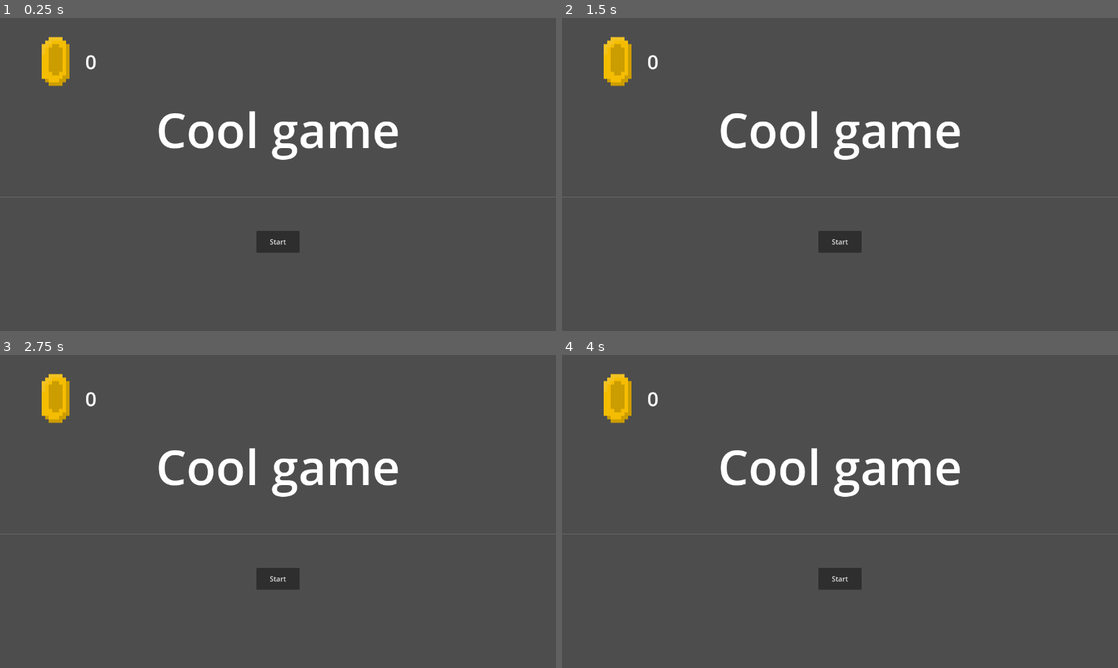
Above: before the commit, frames 1-4 (two rows, left to right).
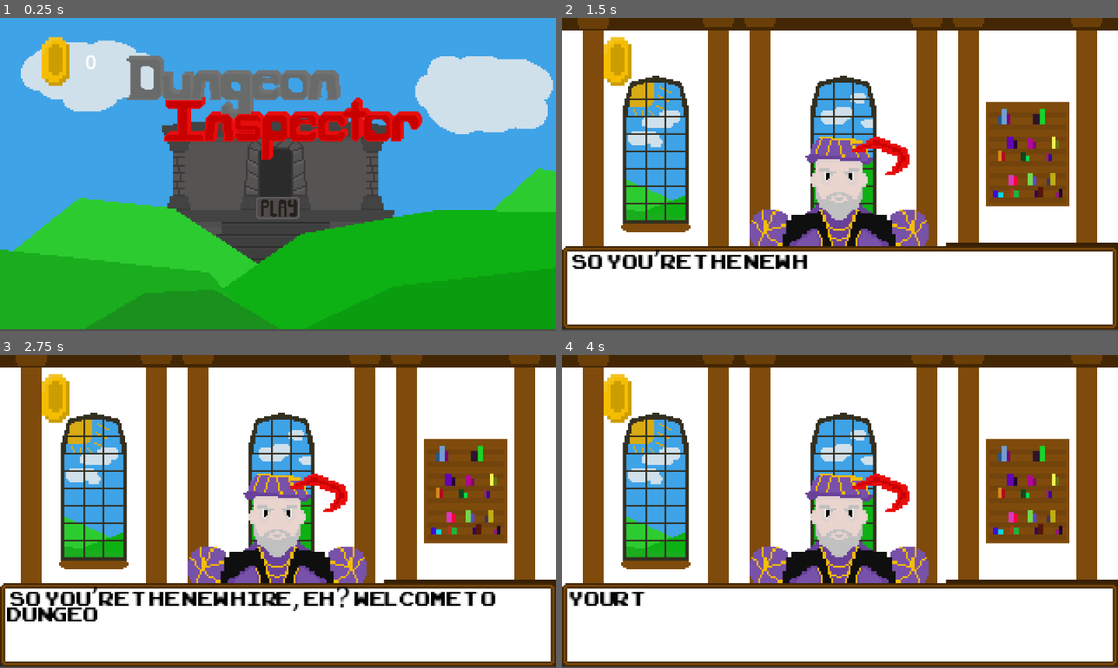
Above: after the commit, the same moments.

Repository: u-sernam-e/GameJam2025
Game: Godot game, scene res://Scenes/Menus/main_menu.tscn
Two runs of this game, one before a commit and one after it. Both use one fixed random seed, a clock stepped at 60 frames per second and the inputs below. This scene is started directly instead of the project's main scene.
Inputs (mouse positions are in pixels of both pictures, inside the frame that each line leads up to; where the layout moved, square brackets give the same spot in the first picture):
- Up to frame 1 (0.25 s): no input
- Up to frame 2 (1.5 s): click (840, 208) [840, 243] at 0.5 s; click (840, 243) at 1.25 s, where only the run before the commit has a clickable "Start"
- Up to frame 3 (2.75 s): tap Enter (ui_accept) at 2 s; move the mouse to (400, 495) at 2.02 s; hold Right (ui_right) from 2.03 s (still down); hold Enter (ui_accept) from 2.03 s (still down)
- Up to frame 4 (4 s): move the mouse to (728, 527) at 2.77 s; release Right (ui_right) at 2.78 s; release Enter (ui_accept) at 2.78 s; hold Left (ui_left) 2.78-3.53 s; click (728, 527) at 2.85 s; tap Enter (ui_accept) at 3.02, 3.05, 3.32, 3.8 s; move the mouse to (895, 442) at 3.52 s; hold Right (ui_right) from 3.53 s (still down); hold Middle mouse button (MiddleClick) from 3.53 s (still down)

The runs differ from the first frame. In frame 1, 89% of the frame differs, in the area x 0-100%, y 0-100%; in frame 2, 98%; in frame 3, 98%; in frame 4, 98%.

Commit message:
Screen transition

Diff:
--- a/Globals/globals.gd
+++ b/Globals/globals.gd
@@ -17,6 +17,8 @@
 
 signal setCoins(amount : int)
 
+signal setFilter(amount: int)
+
 func _process(_delta: float) -> void:
 	if firstFrame:
 		levelStart.emit()
--- a/Globals/ui.gd
+++ b/Globals/ui.gd
@@ -5,7 +5,11 @@
 # Called when the node enters the scene tree for the first time.
 func _ready():
 	Globals.setCoins.connect(_setCoins)
+	Globals.setFilter.connect(_setFilter)
 
 func _setCoins(amount : int):
 	Globals.coins = amount
 	coinsText.text = str(amount)
+
+func _setFilter(amount):
+	mouse_filter = amount
--- a/Globals/ui.tscn
+++ b/Globals/ui.tscn
@@ -20,6 +20,7 @@
 size_flags_horizontal = 3
 size_flags_vertical = 3
 size_flags_stretch_ratio = 0.9
+mouse_filter = 1
 script = ExtResource("1_qiwnj")
 
 [node name="CoinsContainer" type="HBoxContainer" parent="UI"]
--- a/Scenes/Menus/main_menu.tscn
+++ b/Scenes/Menus/main_menu.tscn
@@ -1,9 +1,28 @@
-[gd_scene load_steps=3 format=3 uid="uid://cqcifkumkrei4"]
+[gd_scene load_steps=9 format=3 uid="uid://cqcifkumkrei4"]
 
 [ext_resource type="Script" uid="uid://di0vxy4kyfvbp" path="res://Scripts/Menus/main_menu.gd" id="1_06t4h"]
+[ext_resource type="Texture2D" uid="uid://vf08842iwybv" path="res://Assets/play_button.png" id="2_pha2q"]
+[ext_resource type="Texture2D" uid="uid://0pnfcs7hewos" path="res://Assets/title_text.png" id="3_aur2u"]
+[ext_resource type="Texture2D" uid="uid://d2po0jjo07u60" path="res://Assets/start_screen.png" id="4_5wi6m"]
 
-[sub_resource type="LabelSettings" id="LabelSettings_rhts7"]
-font_size = 111
+[sub_resource type="StyleBoxTexture" id="StyleBoxTexture_penys"]
+texture = ExtResource("2_pha2q")
+
+[sub_resource type="StyleBoxTexture" id="StyleBoxTexture_aur2u"]
+texture = ExtResource("2_pha2q")
+expand_margin_left = 1.0
+expand_margin_top = 1.0
+expand_margin_right = 1.0
+expand_margin_bottom = 1.0
+
+[sub_resource type="StyleBoxTexture" id="StyleBoxTexture_5wi6m"]
+texture = ExtResource("2_pha2q")
+expand_margin_left = 2.0
+expand_margin_top = 2.0
+expand_margin_right = 2.0
+expand_margin_bottom = 2.0
+
+[sub_resource type="StyleBoxEmpty" id="StyleBoxEmpty_chkef"]
 
 [node name="MainMenu" type="Control"]
 layout_mode = 3
@@ -12,6 +31,7 @@
 anchor_bottom = 1.0
 grow_horizontal = 2
 grow_vertical = 2
+mouse_filter = 2
 script = ExtResource("1_06t4h")
 
 [node name="VBoxContainer" type="VBoxContainer" parent="."]
@@ -21,22 +41,35 @@
 anchor_bottom = 1.0
 grow_horizontal = 2
 grow_vertical = 2
+mouse_filter = 2
 alignment = 1
-
-[node name="Title" type="Label" parent="VBoxContainer"]
-layout_mode = 2
-size_flags_horizontal = 4
-text = "Cool game"
-label_settings = SubResource("LabelSettings_rhts7")
 
 [node name="HSeparator" type="HSeparator" parent="VBoxContainer"]
 custom_minimum_size = Vector2(0, 150)
 layout_mode = 2
+mouse_filter = 2
 
 [node name="Button" type="Button" parent="VBoxContainer"]
+z_index = 3
 custom_minimum_size = Vector2(100, 50)
 layout_mode = 2
 size_flags_horizontal = 4
-text = "Start"
+theme_override_styles/normal = SubResource("StyleBoxTexture_penys")
+theme_override_styles/pressed = SubResource("StyleBoxTexture_aur2u")
+theme_override_styles/hover = SubResource("StyleBoxTexture_5wi6m")
+theme_override_styles/disabled = SubResource("StyleBoxEmpty_chkef")
+
+[node name="TitleText" type="Sprite2D" parent="VBoxContainer"]
+z_index = 2
+position = Vector2(649.50006, 206.49998)
+scale = Vector2(2.9875, 2.9875002)
+texture = ExtResource("3_aur2u")
+
+[node name="TextureRect" type="TextureRect" parent="."]
+layout_mode = 0
+offset_right = 1285.0
+offset_bottom = 716.0
+mouse_filter = 2
+texture = ExtResource("4_5wi6m")
 
 [connection signal="pressed" from="VBoxContainer/Button" to="." method="_on_button_pressed"]
--- /dev/null
+++ b/Scenes/Tavern/tavern_1.tscn
@@ -0,0 +1,32 @@
+[gd_scene load_steps=4 format=3 uid="uid://bd2jebhs6chqn"]
+
+[ext_resource type="PackedScene" uid="uid://cavmjvvkr0cya" path="res://Scenes/Text/text_box.tscn" id="1_oxp0o"]
+[ext_resource type="Texture2D" uid="uid://xx40aijdubox" path="res://Assets/character_screen.png" id="2_q6av3"]
+[ext_resource type="Texture2D" uid="uid://dhjaxt4kkqjm8" path="res://Assets/splash_screen.png" id="3_fpi4s"]
+
+[node name="tavern_1" type="Node2D"]
+position = Vector2(644, 439)
+
+[node name="CanvasLayer" type="CanvasLayer" parent="."]
+follow_viewport_enabled = true
+
+[node name="text_box" parent="CanvasLayer" instance=ExtResource("1_oxp0o")]
+z_index = 1
+offset_top = 261.0
+offset_bottom = 261.0
+scale = Vector2(4, 4)
+size_flags_horizontal = 1
+size_flags_vertical = 1
+scene = 1
+char_switch = 8
+metadata/_edit_use_anchors_ = true
+
+[node name="Adventurer" type="Sprite2D" parent="CanvasLayer/text_box"]
+z_as_relative = false
+position = Vector2(0, -66)
+texture = ExtResource("2_q6av3")
+
+[node name="Boss" type="Sprite2D" parent="CanvasLayer/text_box"]
+z_as_relative = false
+position = Vector2(0, -66)
+texture = ExtResource("3_fpi4s")
--- /dev/null
+++ b/Scenes/Tavern/tavern_2.tscn
@@ -0,0 +1,32 @@
+[gd_scene load_steps=4 format=3 uid="uid://ca6r2ll8rasuv"]
+
+[ext_resource type="PackedScene" uid="uid://cavmjvvkr0cya" path="res://Scenes/Text/text_box.tscn" id="1_ffwg6"]
+[ext_resource type="Texture2D" uid="uid://xx40aijdubox" path="res://Assets/character_screen.png" id="2_osree"]
+[ext_resource type="Texture2D" uid="uid://dhjaxt4kkqjm8" path="res://Assets/splash_screen.png" id="3_fsexa"]
+
+[node name="tavern_2" type="Node2D"]
+position = Vector2(644, 439)
+
+[node name="CanvasLayer" type="CanvasLayer" parent="."]
+follow_viewport_enabled = true
+
+[node name="text_box" parent="CanvasLayer" instance=ExtResource("1_ffwg6")]
+z_index = 1
+offset_top = 261.0
+offset_bottom = 261.0
+scale = Vector2(4, 4)
+size_flags_horizontal = 1
+size_flags_vertical = 1
+scene = 2
+char_switch = 3
+metadata/_edit_use_anchors_ = true
+
+[node name="Adventurer" type="Sprite2D" parent="CanvasLayer/text_box"]
+z_as_relative = false
+position = Vector2(0, -66)
+texture = ExtResource("2_osree")
+
+[node name="Boss" type="Sprite2D" parent="CanvasLayer/text_box"]
+z_as_relative = false
+position = Vector2(0, -66)
+texture = ExtResource("3_fsexa")
--- /dev/null
+++ b/Scenes/Tavern/tavern_3.tscn
@@ -0,0 +1,32 @@
+[gd_scene load_steps=4 format=3 uid="uid://cbypddjo5y11k"]
+
+[ext_resource type="PackedScene" uid="uid://cavmjvvkr0cya" path="res://Scenes/Text/text_box.tscn" id="1_2k8tp"]
+[ext_resource type="Texture2D" uid="uid://xx40aijdubox" path="res://Assets/character_screen.png" id="2_2855k"]
+[ext_resource type="Texture2D" uid="uid://dhjaxt4kkqjm8" path="res://Assets/splash_screen.png" id="3_yaik7"]
+
+[node name="tavern_3" type="Node2D"]
+position = Vector2(644, 439)
+
+[node name="CanvasLayer" type="CanvasLayer" parent="."]
+follow_viewport_enabled = true
+
+[node name="text_box" parent="CanvasLayer" instance=ExtResource("1_2k8tp")]
+z_index = 1
+offset_top = 261.0
+offset_bottom = 261.0
+scale = Vector2(4, 4)
+size_flags_horizontal = 1
+size_flags_vertical = 1
+scene = 3
+char_switch = 3
+metadata/_edit_use_anchors_ = true
+
+[node name="Adventurer" type="Sprite2D" parent="CanvasLayer/text_box"]
+z_as_relative = false
+position = Vector2(0, -66)
+texture = ExtResource("2_2855k")
+
+[node name="Boss" type="Sprite2D" parent="CanvasLayer/text_box"]
+z_as_relative = false
+position = Vector2(0, -66)
+texture = ExtResource("3_yaik7")
--- /dev/null
+++ b/Scenes/Tavern/tavern_4.tscn
@@ -0,0 +1,32 @@
+[gd_scene load_steps=4 format=3 uid="uid://dw3sjk6o54wvr"]
+
+[ext_resource type="PackedScene" uid="uid://cavmjvvkr0cya" path="res://Scenes/Text/text_box.tscn" id="1_01drx"]
+[ext_resource type="Texture2D" uid="uid://xx40aijdubox" path="res://Assets/character_screen.png" id="2_ft4y1"]
+[ext_resource type="Texture2D" uid="uid://dhjaxt4kkqjm8" path="res://Assets/splash_screen.png" id="3_qtgep"]
+
+[node name="tavern_4" type="Node2D"]
+position = Vector2(644, 439)
+
+[node name="CanvasLayer" type="CanvasLayer" parent="."]
+follow_viewport_enabled = true
+
+[node name="text_box" parent="CanvasLayer" instance=ExtResource("1_01drx")]
+z_index = 1
+offset_top = 261.0
+offset_bottom = 261.0
+scale = Vector2(4, 4)
+size_flags_horizontal = 1
+size_flags_vertical = 1
+scene = 4
+char_switch = 5
+metadata/_edit_use_anchors_ = true
+
+[node name="Adventurer" type="Sprite2D" parent="CanvasLayer/text_box"]
+z_as_relative = false
+position = Vector2(0, -66)
+texture = ExtResource("2_ft4y1")
+
+[node name="Boss" type="Sprite2D" parent="CanvasLayer/text_box"]
+z_as_relative = false
+position = Vector2(0, -66)
+texture = ExtResource("3_qtgep")
--- /dev/null
+++ b/Scenes/Tavern/tavern_5.tscn
@@ -0,0 +1,32 @@
+[gd_scene load_steps=4 format=3 uid="uid://b4kbn2jp502si"]
+
+[ext_resource type="PackedScene" uid="uid://cavmjvvkr0cya" path="res://Scenes/Text/text_box.tscn" id="1_su2cg"]
+[ext_resource type="Texture2D" uid="uid://xx40aijdubox" path="res://Assets/character_screen.png" id="2_b3r0e"]
+[ext_resource type="Texture2D" uid="uid://dhjaxt4kkqjm8" path="res://Assets/splash_screen.png" id="3_eevha"]
+
+[node name="tavern_5" type="Node2D"]
+position = Vector2(644, 439)
+
+[node name="CanvasLayer" type="CanvasLayer" parent="."]
+follow_viewport_enabled = true
+
+[node name="text_box" parent="CanvasLayer" instance=ExtResource("1_su2cg")]
+z_index = 1
+offset_top = 261.0
+offset_bottom = 261.0
+scale = Vector2(4, 4)
+size_flags_horizontal = 1
+size_flags_vertical = 1
+scene = 5
+char_switch = 20
+metadata/_edit_use_anchors_ = true
+
+[node name="Adventurer" type="Sprite2D" parent="CanvasLayer/text_box"]
+z_as_relative = false
+position = Vector2(0, -66)
+texture = ExtResource("2_b3r0e")
+
+[node name="Boss" type="Sprite2D" parent="CanvasLayer/text_box"]
+z_as_relative = false
+position = Vector2(0, -66)
+texture = ExtResource("3_eevha")
--- /dev/null
+++ b/Scenes/Tavern/tavern_6.tscn
@@ -0,0 +1,32 @@
+[gd_scene load_steps=4 format=3 uid="uid://c6k5mhgbilxw3"]
+
+[ext_resource type="PackedScene" uid="uid://cavmjvvkr0cya" path="res://Scenes/Text/text_box.tscn" id="1_ix4sg"]
+[ext_resource type="Texture2D" uid="uid://xx40aijdubox" path="res://Assets/character_screen.png" id="2_yelpt"]
+[ext_resource type="Texture2D" uid="uid://dhjaxt4kkqjm8" path="res://Assets/splash_screen.png" id="3_36kqf"]
+
+[node name="tavern_6" type="Node2D"]
+position = Vector2(644, 439)
+
+[node name="CanvasLayer" type="CanvasLayer" parent="."]
+follow_viewport_enabled = true
+
+[node name="text_box" parent="CanvasLayer" instance=ExtResource("1_ix4sg")]
+z_index = 1
+offset_top = 261.0
+offset_bottom = 261.0
+scale = Vector2(4, 4)
+size_flags_horizontal = 1
+size_flags_vertical = 1
+scene = 6
+char_switch = 100
+metadata/_edit_use_anchors_ = true
+
+[node name="Adventurer" type="Sprite2D" parent="CanvasLayer/text_box"]
+z_as_relative = false
+position = Vector2(0, -66)
+texture = ExtResource("2_yelpt")
+
+[node name="Boss" type="Sprite2D" parent="CanvasLayer/text_box"]
+z_as_relative = false
+position = Vector2(0, -66)
+texture = ExtResource("3_36kqf")
--- /dev/null
+++ b/Scenes/Text/text_box.tscn
@@ -0,0 +1,68 @@
+[gd_scene load_steps=4 format=3 uid="uid://cavmjvvkr0cya"]
+
+[ext_resource type="Script" uid="uid://c71sp34nqknld" path="res://Scripts/Text/text_box.gd" id="1_15a5g"]
+[ext_resource type="Texture2D" uid="uid://ba32vfdktstqr" path="res://Assets/text_box_full.png" id="2_oa2mh"]
+[ext_resource type="FontFile" uid="uid://bd0ir4wjdtdf1" path="res://Assets/ARCADECLASSIC.TTF" id="3_oa2mh"]
+
+[node name="text_box" type="Control"]
+layout_mode = 3
+anchors_preset = 8
+anchor_left = 0.5
+anchor_top = 0.5
+anchor_right = 0.5
+anchor_bottom = 0.5
+grow_horizontal = 2
+grow_vertical = 2
+size_flags_horizontal = 4
+size_flags_vertical = 4
+script = ExtResource("1_15a5g")
+
+[node name="TextureRect" type="TextureRect" parent="."]
+layout_mode = 1
+anchors_preset = 8
+anchor_left = 0.5
+anchor_top = 0.5
+anchor_right = 0.5
+anchor_bottom = 0.5
+offset_left = -160.0
+offset_top = -24.0
+offset_right = 160.0
+offset_bottom = 24.0
+grow_horizontal = 2
+grow_vertical = 2
+texture = ExtResource("2_oa2mh")
+
+[node name="MarginContainer" type="MarginContainer" parent="TextureRect"]
+layout_mode = 1
+anchors_preset = 15
+anchor_right = 1.0
+anchor_bottom = 1.0
+grow_horizontal = 2
+grow_vertical = 2
+theme_override_constants/margin_left = 4
+theme_override_constants/margin_top = 1
+theme_override_constants/margin_right = 2
+theme_override_constants/margin_bottom = 1
+
+[node name="HBoxContainer" type="HBoxContainer" parent="TextureRect/MarginContainer"]
+layout_mode = 2
+theme_override_constants/separation = 2
+
+[node name="VBoxContainer" type="VBoxContainer" parent="TextureRect/MarginContainer/HBoxContainer"]
+layout_mode = 2
+size_flags_horizontal = 3
+theme_override_constants/separation = -8
+
+[node name="RichTextLabel" type="RichTextLabel" parent="TextureRect/MarginContainer/HBoxContainer/VBoxContainer"]
+texture_filter = 1
+layout_mode = 2
+size_flags_horizontal = 3
+size_flags_stretch_ratio = 0.0
+theme_override_colors/default_color = Color(0, 0, 0, 1)
+theme_override_constants/line_separation = -8
+theme_override_fonts/normal_font = ExtResource("3_oa2mh")
+theme_override_font_sizes/normal_font_size = 16
+text = "hello
+"
+fit_content = true
+visible_characters_behavior = 1
--- a/Scripts/Menus/main_menu.gd
+++ b/Scripts/Menus/main_menu.gd
@@ -1,4 +1,12 @@
 extends Control
 
+@onready var ui = UI
+
+func _ready():
+	Globals.setFilter.emit(2)
+
 func _on_button_pressed() -> void:
-	get_tree().change_scene_to_file("res://Scenes/Level/main_level.tscn")
+	Globals.setFilter.emit(0)
+	get_tree().change_scene_to_file("res://Scenes/Tavern/tavern_1.tscn")
+
+#Test
--- /dev/null
+++ b/Scripts/Text/text_box.gd
@@ -0,0 +1,135 @@
+extends Control
+
+var text_1 : Array = [" So you’re the new hire, eh? Welcome to Dungeon Inspectors Inc.",
+"Your task will be to guide new adventurers through dungeons… and make me more money as well, I need it.",
+"I recently went into debt after buying some shoddy potions from a witch… never trust someone on a broom!",
+"Anyways, you will explore and inspect the different aspects of dungeons to see what makes them tick.",
+"You will then chart a path for adventurers who pay for our service so they don’t die on their journey.",
+"Many people like the idea of adventure but few actually want to put their life on the line,",
+"so that’s where we come in to provide them with a service to adventure with ease.",
+"Good luck on your first client!",
+"Hello, I’m brand new to the adventuring lifestyle,",
+"so I’m gonna need some guidance in how to properly explore this dungeon, thanks!",
+]
+
+var text_2 = ["Great job, you’re a natural! I still need a lot more money though, I need to pay for my horse insurance.",
+"I’m gonna give you a client who wants to go to a more demanding dungeon than the last,",
+"but they are willing to pay way more, so get going!
+",
+"Hey there, you’re the inspector, huh?",
+"Well can you make this quick?",
+"I need to get to a meeting with my friend and really don’t need to waste any time exploring this place,",
+"so hopefully you can speed up that process a bit.",
+"I’m ok with a bit of exploring, but if you lead me to my death I’ll sue you!
+"]
+
+var text_3 = ["Great job again! You really have been a great employee… but I’m still gonna need some more money.",
+"I actually paid everything off; I just need more because capitalism.",
+"This next dungeon is the hardest yet, have fun!",
+"Good day to you, inspector.",
+"I’m gonna need to speed through this dungeon because I need to continue running away from a meeting with my old friend,",
+"I really don’t want to talk to him. What’s that? You saw him? Eh, must’ve been someone else.",
+"Anyways I hope you can balance giving me the proper dungeon-crawling experience whilst also keeping me safe.
+"]
+
+var text_4 = [" I’m impressed, that was quite a hard dungeon! Well… for this next client I have a very special request. Listen,",
+"our next client is an ex-employee of this company, and let’s just say we didn’t leave on the best terms.",
+"I’d prefer if my secret business practices remained… secret. So do me a favor and…",
+"eliminate the problem… alright?",
+"I’ll give you a bonus! Now get out there!
+", "Hey there, thanks so much for doing this! I’ve been on the road for 2 years and really want to get back to my kids.",
+"My village is only a few days away and I want to make sure I stay safe on this tail end of my journey.",
+"I can’t wait to get home!
+"]
+
+var text_5 = ["Thank you… lets never speak of this again. Just sign this non-disclosure agreement real quick…",
+"You have been a wonderful employee. Unfortunately due to the coin economy the company is forced to do some layoffs, so you are fired.",
+"I will take a pay increase though, as I deserve it and need to pay for my 2nd castle.
+"]
+
+var text_alt = ["You really don’t like listening to orders, do you? You are fired. Goodbye. I can find someone better.
+"]
+
+@onready var textbox = $TextureRect/MarginContainer/HBoxContainer/VBoxContainer/RichTextLabel
+@onready var text_container = $TextureRect
+@onready var boss = $Boss
+@onready var adventurer = $Adventurer
+@export var scene : int
+@export var char_switch : int = 1
+
+var index : int = 0
+var max_string : int = 1
+var is_tween : bool = true
+var num : int = 0
+
+func _ready():
+	hide_box()
+	advance_text()
+
+func hide_box():
+	textbox.text = ""
+	text_container.hide()
+
+func show_box():
+	text_container.show()
+
+func tween_text(next_text):
+	if index == 0:
+		boss.visible = true
+		adventurer.visible = false
+	if index == char_switch:
+		boss.visible = false
+		adventurer.visible = true
+
+	var tween = create_tween()
+
+	show_box()
+	tween.tween_property(textbox, "text", next_text, 3).set_ease(Tween.EASE_IN)
+	textbox.text = ""
+	await get_tree().create_timer(3).timeout
+	is_tween = false
+
+
+func advance_text():
+	var next_text : String
+	is_tween = true
+	if index >= max_string:
+		index = 0
+		hide_box()
+		set_level()
+		return
+	if scene == 1:
+		max_string = text_1.size()
+		next_text = text_1[index]
+		num = 1
+	if scene == 2:
+		max_string = text_2.size()
+		next_text = text_2[index]
+		num = 2
+	if scene == 3:
+		max_string =  text_3.size()
+		next_text = text_3[index]
+		num = 3
+	if scene == 4:
+		max_string =  text_4.size()
+		next_text = text_4[index]
+		num = 4
+	if scene == 5:
+		max_string =  text_5.size()
+		next_text = text_5[index]
+	if scene == 6:
+		max_string =  text_alt.size()
+		next_text = text_alt[index]
+	tween_text(next_text)
+
+
+func _input(event):
+	if event.is_action_pressed("ui_accept") && is_tween == false:
+		index += 1
+		advance_text()
+
+func set_level():
+	var scene = "level_" + str(num)
+	var path = "res://Scenes/FinalLevels/" + scene + ".tscn"
+	get_tree().change_scene_to_file(path)
+	pass
Binary file added: Assets/ARCADECLASSIC.TTF
Not shown, added: Assets/ARCADECLASSIC.TTF.import
Binary file added: Scenes/Menus/prstartk.ttf
Not shown, added: Scenes/Menus/prstartk.ttf.import
Not shown, added: Scripts/Text/text_box.gd.uid
Not shown, added: Scenes/Text/text_box.tscn2503855490.tmp
